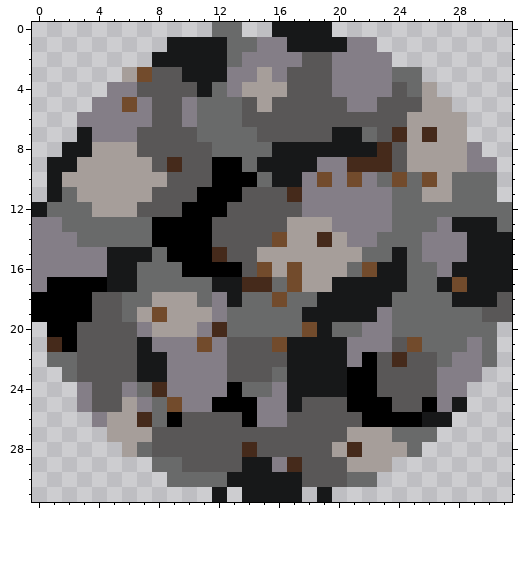
A pixel-art sprite gets an edit: data/textures/asteroidCircular.png. Above: the version before the commit.
The file is 32x32 pixels.
Once edited:
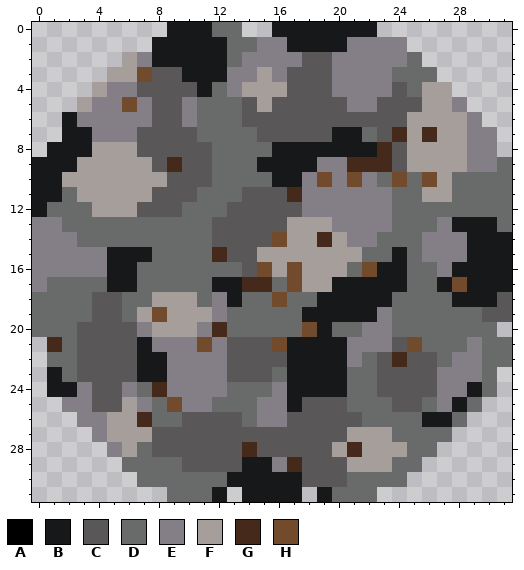
Palette (. is transparent): A #000000  B #171819  C #595757  D #696a6a  E #847e87  F #a69e9a  G #452a1b  H #724b2c
From old to new:
y 0: x 9..11 ... -> BBB; x 20..22 ... -> BBB
y 1: x 8 . -> B; x 23..24 .. -> EE
y 2: x 6..7 .. -> FE; x 24..25 .. -> ED
y 3: x 5 . -> F; x 26 . -> D
y 4: x 4 . -> F; x 27 . -> F
y 5: x 3 . -> F; x 28 . -> E
y 6: x 2 . -> B; x 29 . -> E
y 7: x 2 . -> B; x 29..30 .. -> EE
y 8: x 1 . -> B; x 30 . -> E
y 9: x 0 . -> B; x 12..13 AA -> DD; x 31 . -> D
y 10: x 0 . -> B; x 12..14 AAA -> DDD; x 31 . -> D
y 11: x 0 . -> B; x 11..13 AAA -> DDD; x 31 . -> D
y 12: x 10..12 AAA -> DDD
y 13..14: x 8..11 AAAA -> DDDD
y 15: x 9..11 AAA -> DDD
y 16: x 10..13 AAAA -> DDDD
y 17: x 1..4 AAAA -> DDDD
y 18..19: x 0..3 AAAA -> DDDD
y 20: x 0..2 .AA -> DDD
y 21: x 2 A -> D; x 31 . -> D
y 22: x 22 A -> D; x 31 . -> D
y 23: x 1 . -> B; x 21..22 AA -> DD; x 30 . -> D
y 24: x 1..2 .. -> BB; x 13 A -> D; x 21..22 AA -> DD; x 29..30 .. -> BD
y 25: x 2 . -> E; x 12..14 AAA -> DDD; x 21..23 AAA -> DDD; x 26 A -> D; x 29 . -> D
y 26: x 3 . -> E; x 9 A -> D; x 14 A -> D; x 22..25 AAAA -> DDDD; x 28 . -> D
y 27: x 4 . -> E; x 27 . -> D
y 28: x 5 . -> E; x 26 . -> D
y 29: x 6..7 .. -> DD; x 24..25 .. -> DD
y 30: x 7..8 .. -> DD; x 23..24 .. -> DD
y 31: x 9..11 ... -> DDD; x 20..22 ... -> DDD
Where, in picture pixels (left, top, right, bottom), the same in both pictures:
changed: (32, 22, 257, 502)
added: (332, 22, 512, 202)
changed: (332, 337, 512, 502)
